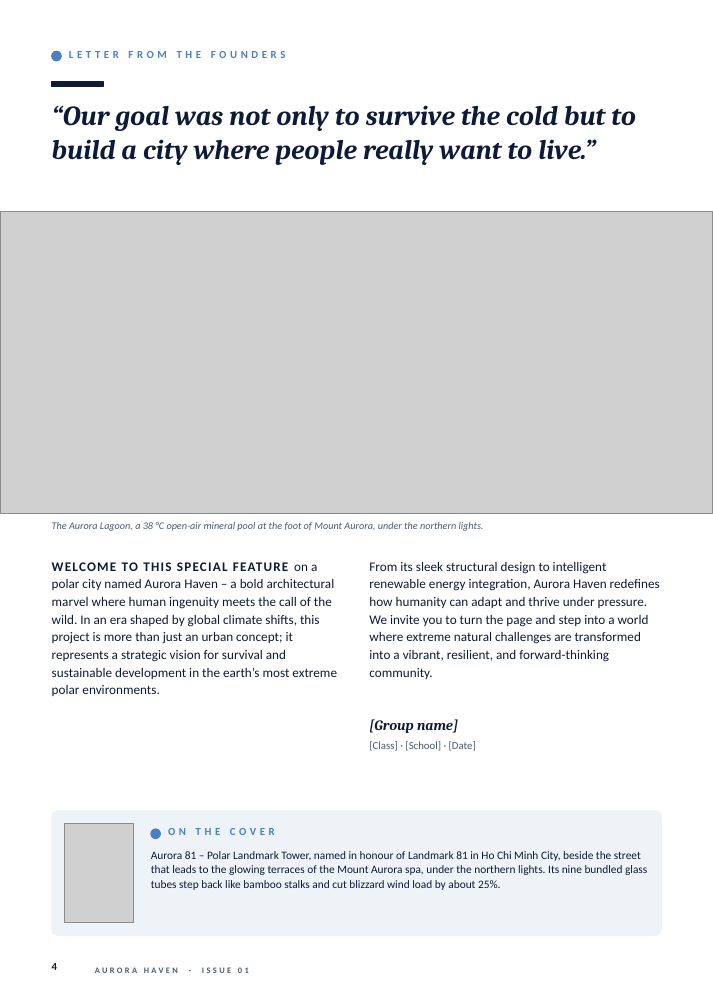
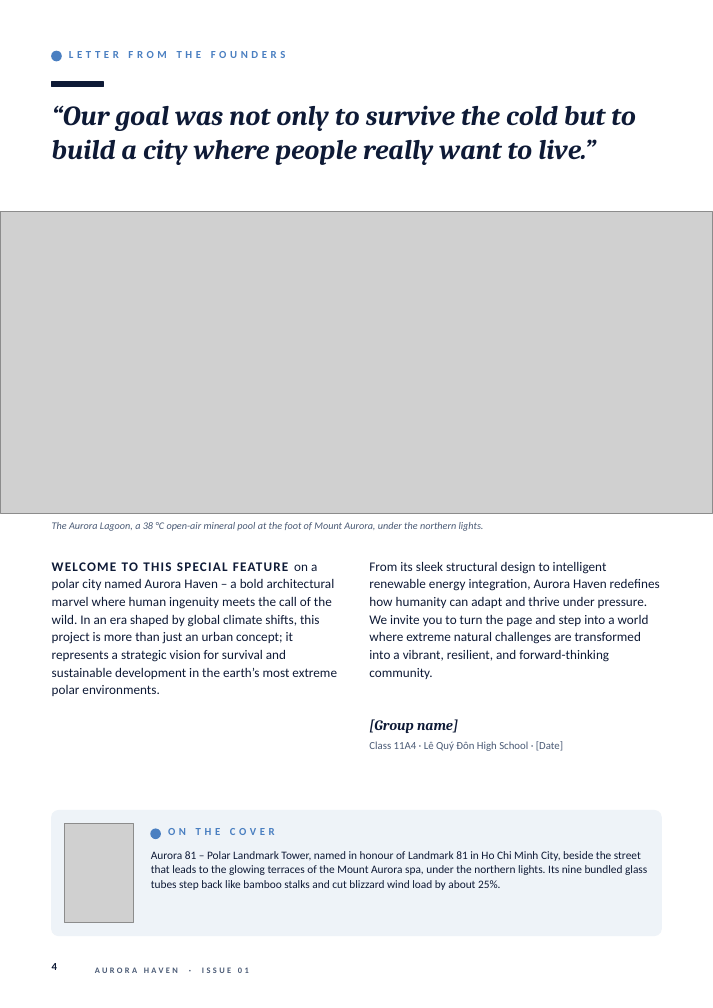
Before and after one commit to HiroKasumi-bit/chatbox-bi-n-o, a slide deck: slide 4 of output/Aurora_Haven_Magazine.pptx. Drawn at 713x1008 pixels with LibreOffice and Linux fonts; fonts in the diff are those of the drawing; grey boxes stand for pictures. Boxes give left, top, right and bottom in pixels: in the first picture for what was removed or moved away, otherwise in the second. Text is boxed around its words. In the diff, an @@ line names an element or a change of style, - is before the commit and + after.

```diff
--- a/output/Aurora_Haven_Magazine.pptx
+++ b/output/Aurora_Haven_Magazine.pptx
@@ text at (369,741,563,751): text changed @@
-[Class] · [School] · [Date]
+Class 11A4 · Lê Quý Đôn High School · [Date]
```
Also in this commit, not shown: 3 other slides changed, 6 other files.
